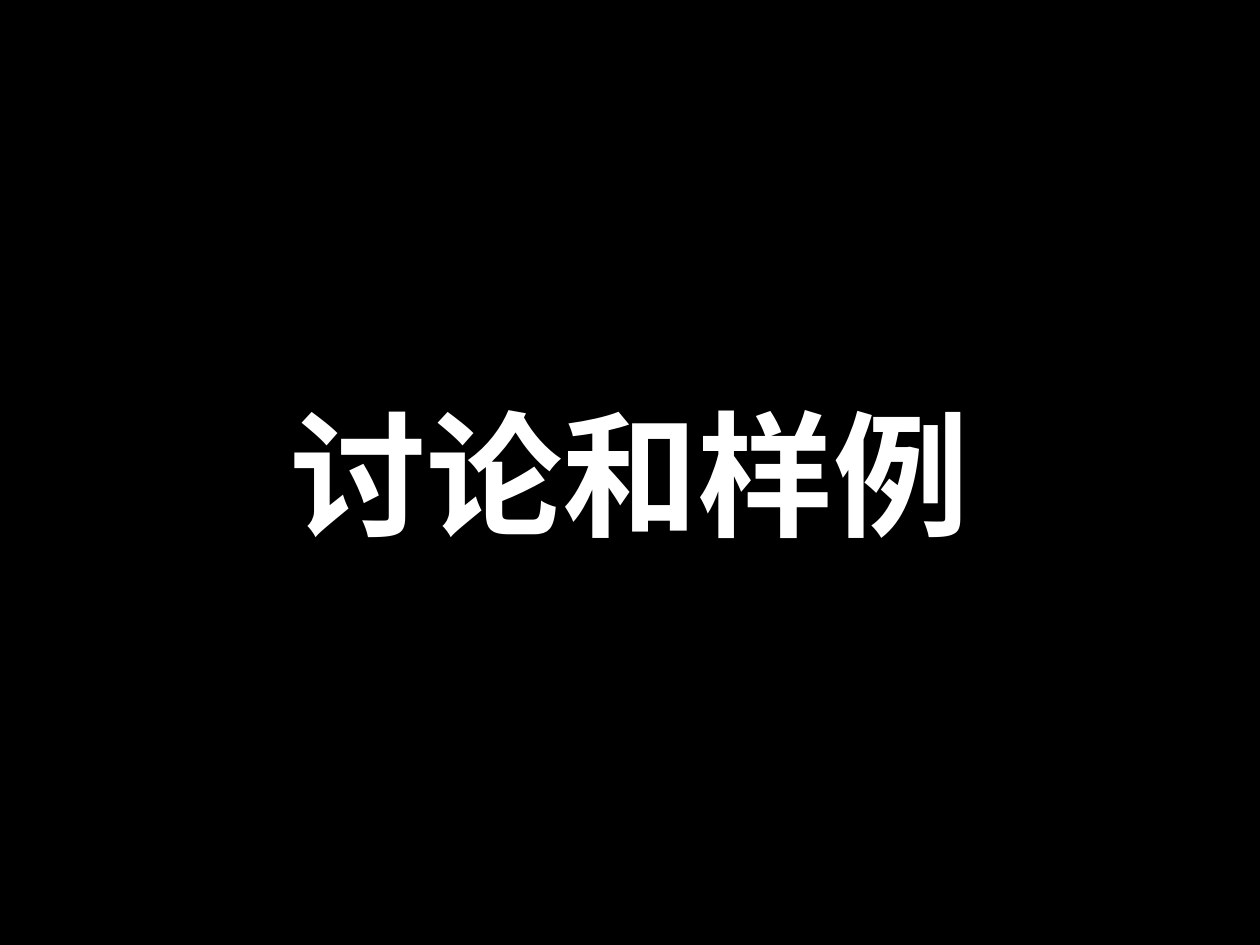
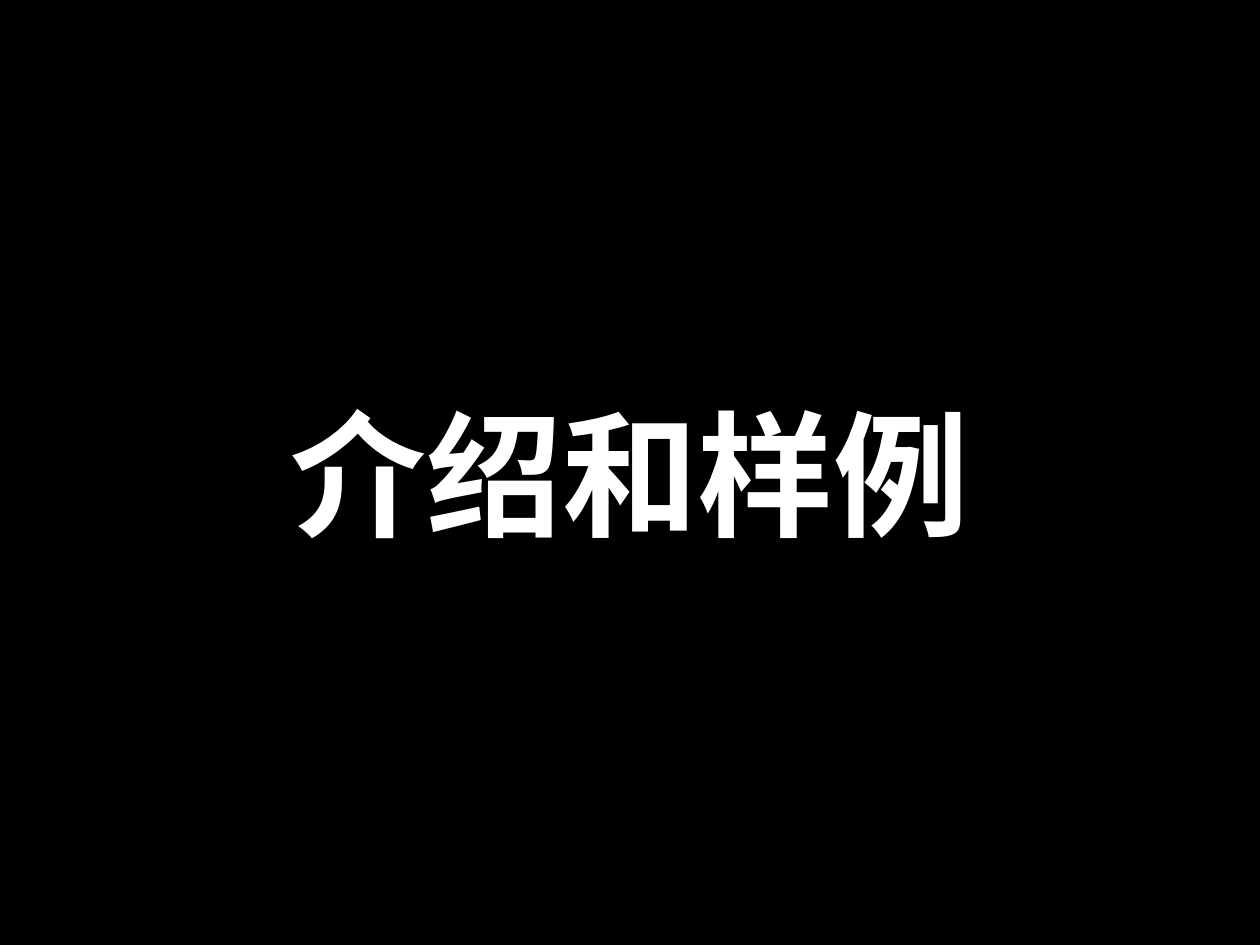
Before and after one commit to spring2go/Algorithms, a slide deck: slide 3 of slides/datastructures/dynamic_array/Arrays.pptx. Drawn at 1260x945 pixels with LibreOffice and Linux fonts; fonts in the diff are those of the drawing. Boxes give left, top, right and bottom in pixels: in the first picture for what was removed or moved away, otherwise in the second. Text is boxed around its words. In the diff, an @@ line names an element or a change of style, - is before the commit and + after.

```diff
--- a/slides/datastructures/dynamic_array/Arrays.pptx
+++ b/slides/datastructures/dynamic_array/Arrays.pptx
@@ title at [290,409,969,539]: text changed @@
-讨论和样例
+介绍和样例
```
Also in this commit, not shown: 1 other slide changed, 3 other files.
